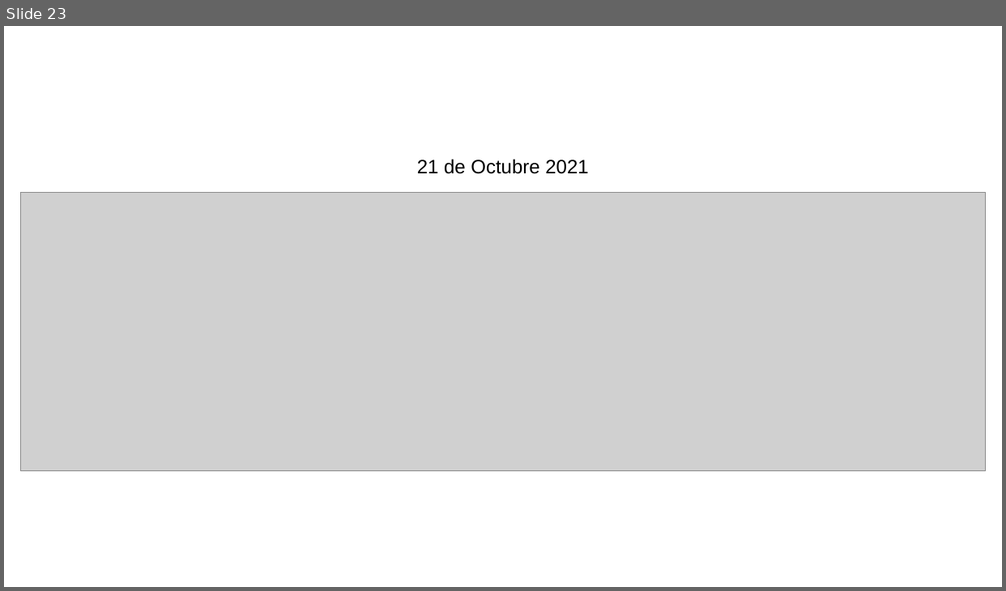
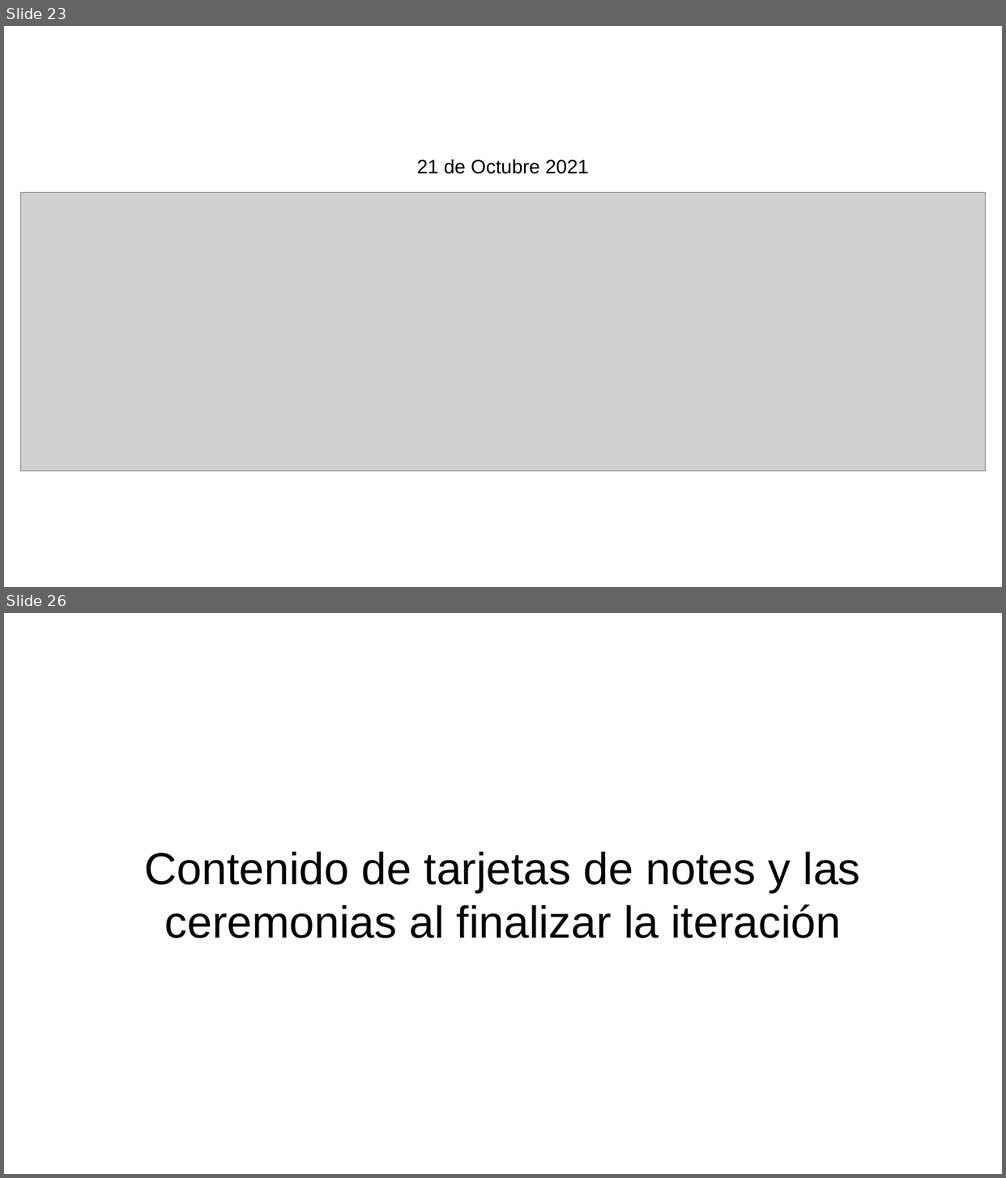
Before and after one commit to agustinadisiot/mp-m6a-04, a slide deck: Iteracion2/Iteracion2_FullTrelloBoard.pptx. Shown one above the other, each under a label of ours: slide 23 before the commit, slides 23 and 26 after it; the slides between them are not shown. The pictures are 1006x591 and 1006x1178 pixels, drawn with LibreOffice and Linux fonts; fonts in the diff are those of the drawing; grey boxes stand for pictures. Boxes give left, top, right and bottom in pixels: in the first picture for what was removed or moved away, otherwise in the second. Text is boxed around its words. In the diff, an @@ line names an element or a change of style, - is before the commit and + after.

Commit message:
Modificado el powerpoint del tablero completo de trello para que muestre también las notas y las ceremonias de Sprint Review y Sprint Retrospective, además de actualizar el README.md para que describe los archivos que faltaban agregar.

```diff
--- a/Iteracion2/Iteracion2_FullTrelloBoard.pptx
+++ b/Iteracion2/Iteracion2_FullTrelloBoard.pptx
@@ slide 26 added at [4, 613, 1002, 1174], background #FFFFFF @@
@@ title added at [145, 851, 861, 939], 32.4 pt, text #000000 @@
+Contenido de tarjetas de notes y las ceremonias al finalizar la iteración
```
Also in this commit, not shown: 5 other slides added, 1 other file.
